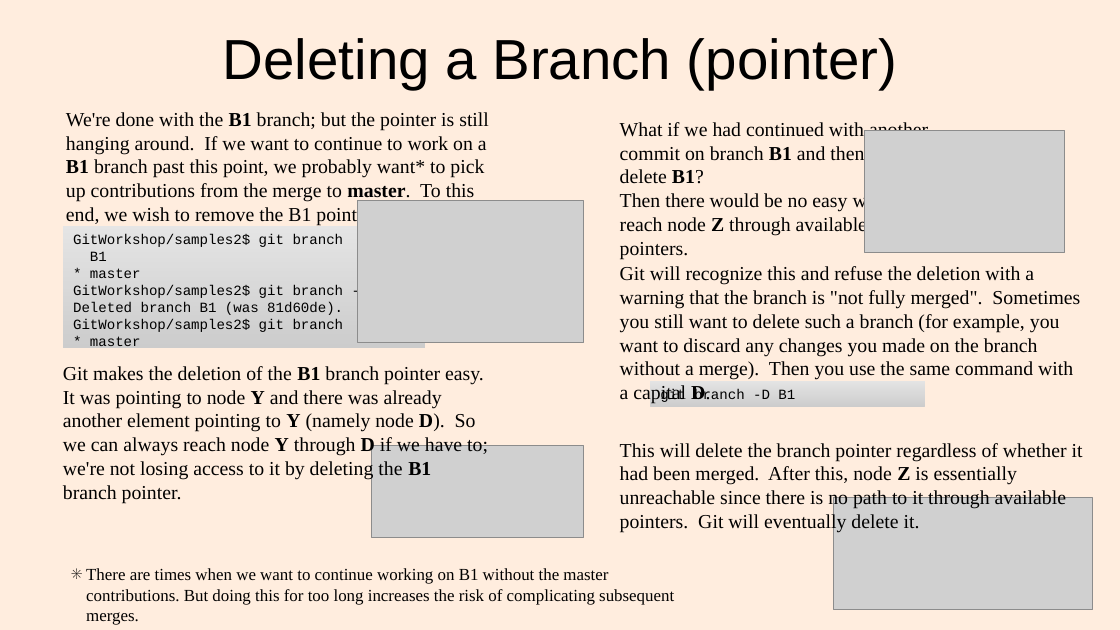
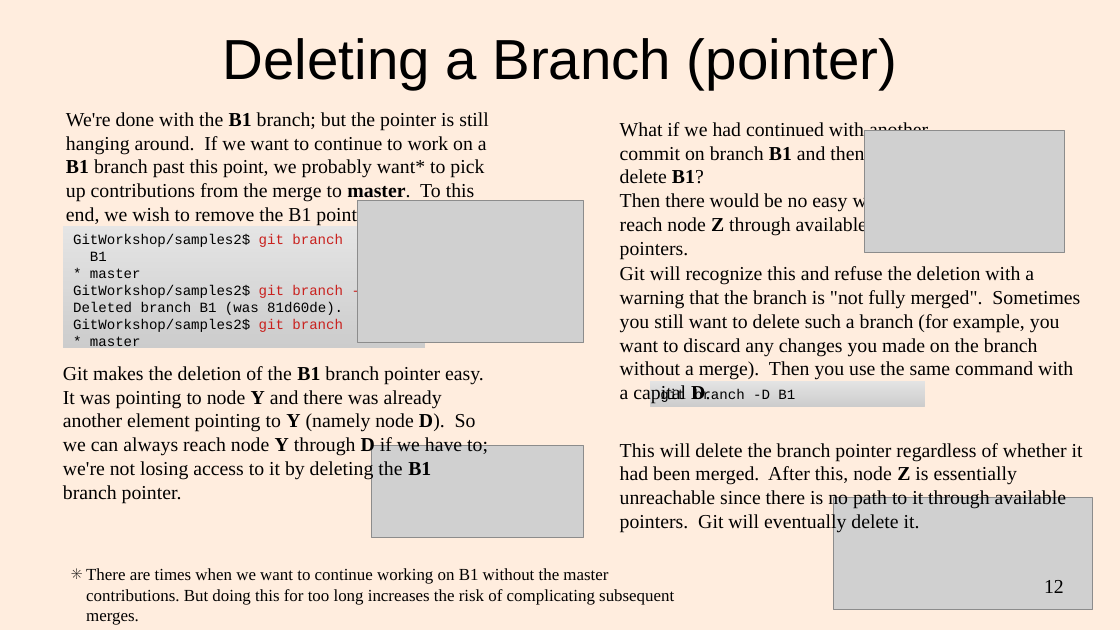
Before and after one commit to lacounty-isab/workshops, a slide deck: slide 12 of git/GitWorkshop2.odp. Drawn at 1120x630 pixels with LibreOffice and Linux fonts; fonts in the diff are those of the drawing; grey boxes stand for pictures. Boxes give left, top, right and bottom in pixels: in the first picture for what was removed or moved away, otherwise in the second. Text is boxed around its words. In the diff, an @@ line names an element or a change of style, - is before the commit and + after.

```diff
--- a/git/GitWorkshop2.odp
+++ b/git/GitWorkshop2.odp
@@ text in rectangle at [73,234,369,332]: text colour #000000 to #C9211E in "git branch", "git branch -d B1", "git branch" @@
@@ page number added at [1044,580,1064,593], 14 pt, text #000000 @@
+12
```
Also in this commit, not shown: 32 other slides changed, 1 other file.
